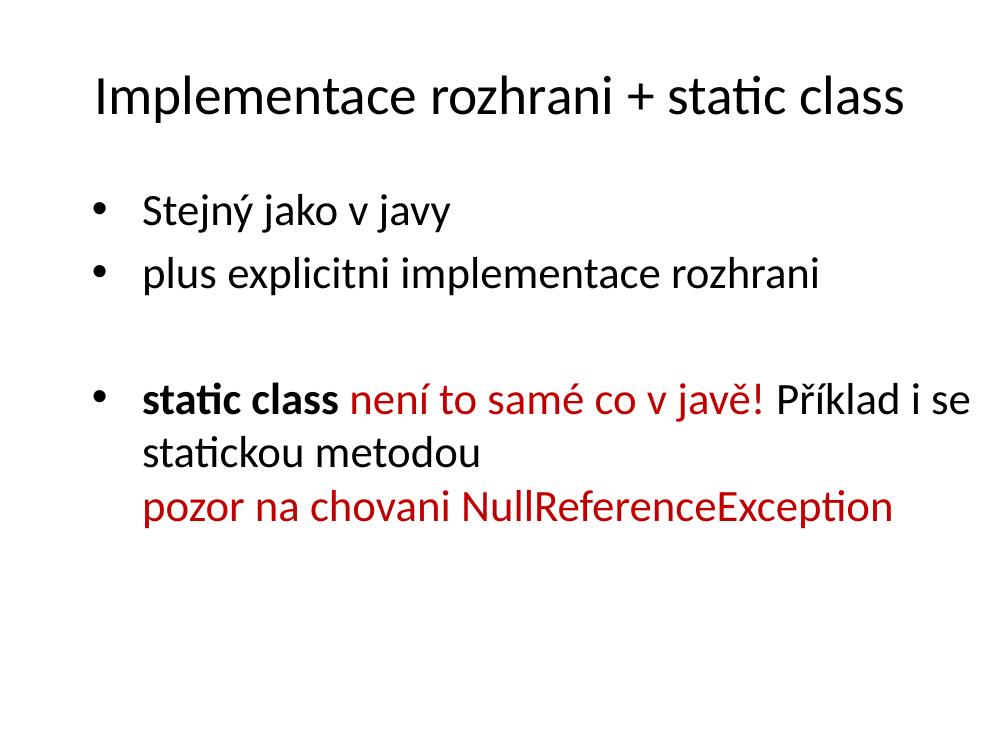
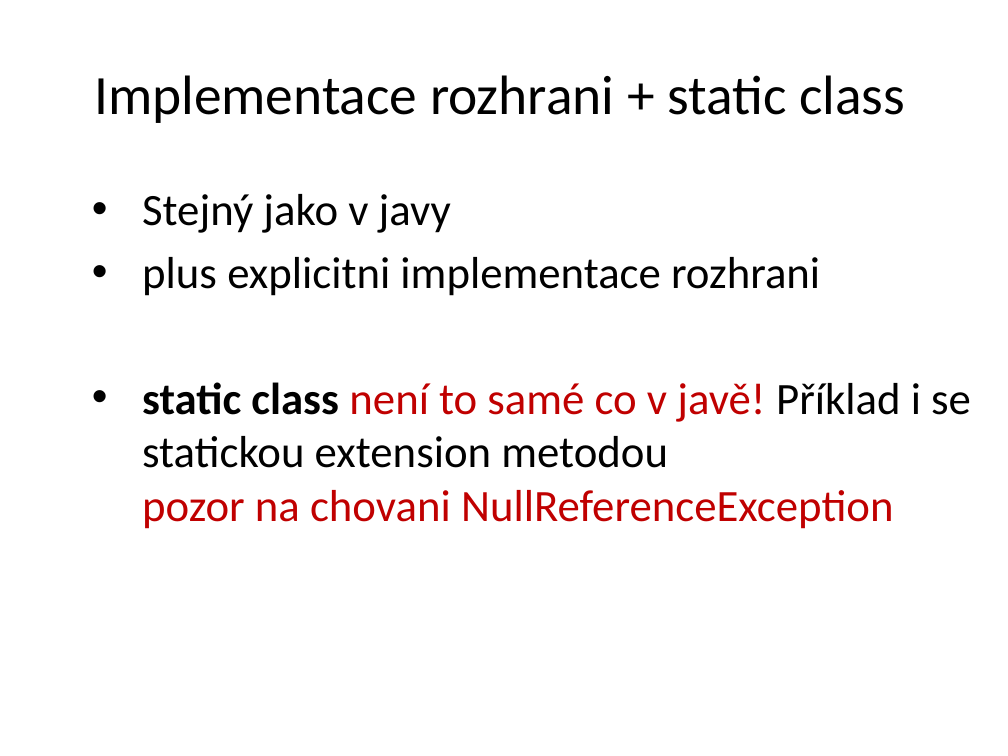
Before and after one commit to petrbalat/Skoleni-Csharp-NET, a slide deck: slide 12 of prezentace.pptx. Drawn at 1008x756 pixels with LibreOffice and Linux fonts; fonts in the diff are those of the drawing; background and template pictures are left out. Boxes give left, top, right and bottom in pixels: in the first picture for what was removed or moved away, otherwise in the second. Text is boxed around its words. In the diff, an @@ line names an element or a change of style, - is before the commit and + after.

```diff
--- a/prezentace.pptx
+++ b/prezentace.pptx
@@ text at <box>142,382,971,529</box>: text changed @@
-• static class není to samé co v javě! Příklad i se statickou metodou
-  pozor na chovani NullReferenceException
+• static class není to samé co v javě! Příklad i se statickou extension metodou
+  pozor na chovani NullReferenceException
```
Also in this commit, not shown: 1 other slide changed, 1 slide added, 1 slide removed.
